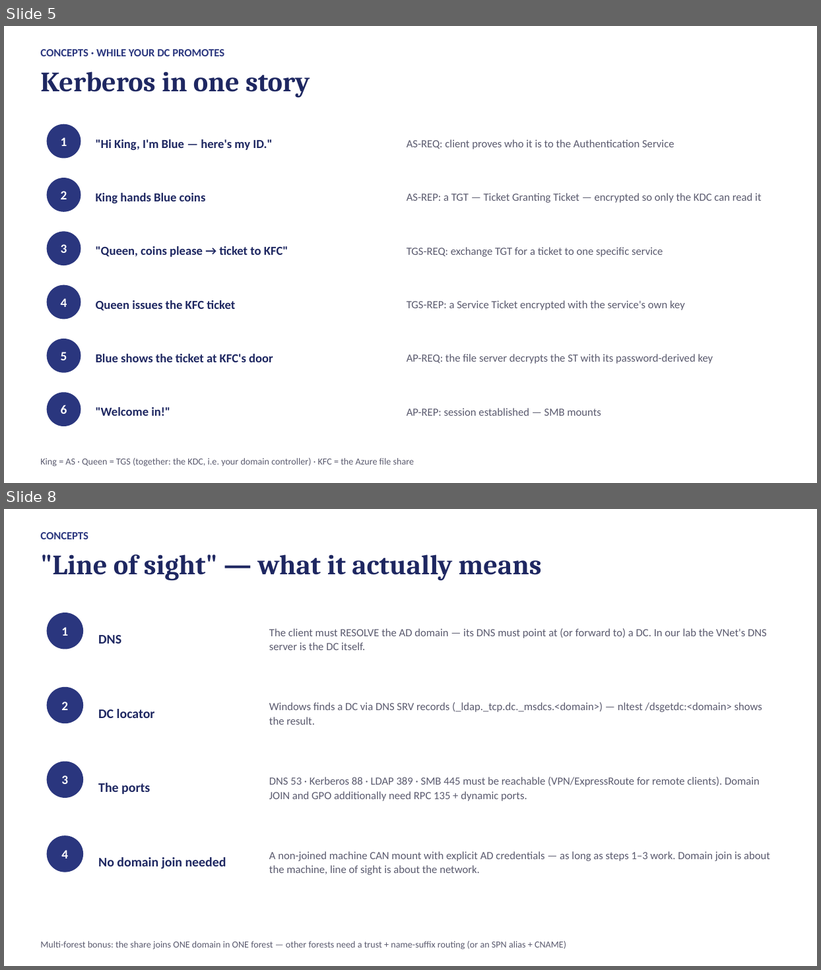
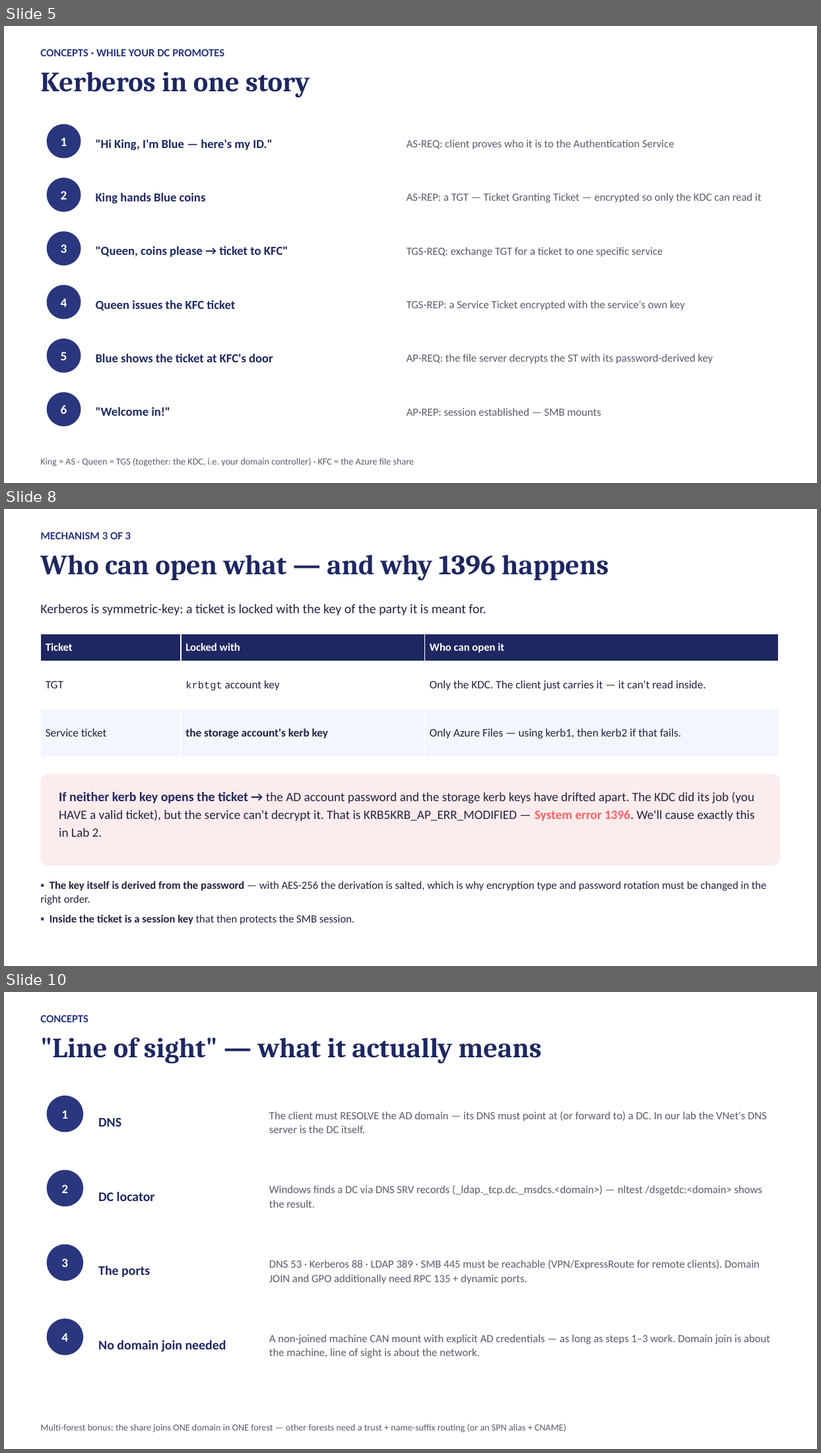
Before and after one commit to kmin1223/azfiles-lab, a slide deck: session1-adds-deck.pptx. Shown one above the other, each under a label of ours: slides 5 and 8 before the commit, slides 5, 8 and 10 after it; the slides between them are not shown. The pictures are 821x970 and 821x1453 pixels, drawn with LibreOffice and Linux fonts; fonts in the diff are those of the drawing. Boxes give left, top, right and bottom in pixels: in the first picture for what was removed or moved away, otherwise in the second. Text is boxed around its words. In the diff, an @@ line names an element or a change of style, - is before the commit and + after.

Commit message:
session1 slide update - mechanism added

```diff
--- a/session1-adds-deck.pptx
+++ b/session1-adds-deck.pptx
@@ slide 8 added at [4, 509, 817, 966], background #FFFFFF @@
@@ text added at [40, 532, 131, 539], 13 pt, text #2A367E, bold @@
+MECHANISM 3 OF 3
@@ text added at [40, 555, 609, 581], 33 pt, text #1E2761, bold @@
+Who can open what — and why 1396 happens
@@ text added at [40, 604, 486, 616], 15.5 pt, text #202440 @@
+Kerberos is symmetric-key: a ticket is locked with the key of the party it is meant for.
@@ table added at [40, 634, 779, 757], 3 rows, 3 columns @@
+Ticket | Locked with | Who can open it
+TGT | krbtgt account key | Only the KDC. The client just carries it — it can't read inside.
+Service ticket | the storage account's kerb key | Only Azure Files — using kerb1, then kerb2 if that fails.
@@ rounded rectangle added at [40, 774, 781, 866], fill #FDECEC @@
@@ text added at [59, 792, 755, 837], 15 pt, text #202440 @@
+If neither kerb key opens the ticket → the AD account password and the storage kerb keys have drifted apart. The KDC did its job (you HAVE a valid ticket), but the service can't decrypt it. That is KRB5KRB_AP_ERR_MODIFIED — System error 1396. We'll cause exactly this in Lab 2.
@@ text added at [40, 881, 767, 925], 13 pt, text #202440 @@
+▪ The key itself is derived from the password — with AES-256 the derivation is salted, which is why encryption type and password rotation must be changed in the right order.
+▪ Inside the ticket is a session key that then protects the SMB session.
@@ what was slide 8 is now slide 10 @@
```
Also in this commit, not shown: 4 slides changed, 2 other slides added, 2 slides removed, 7 other files.
